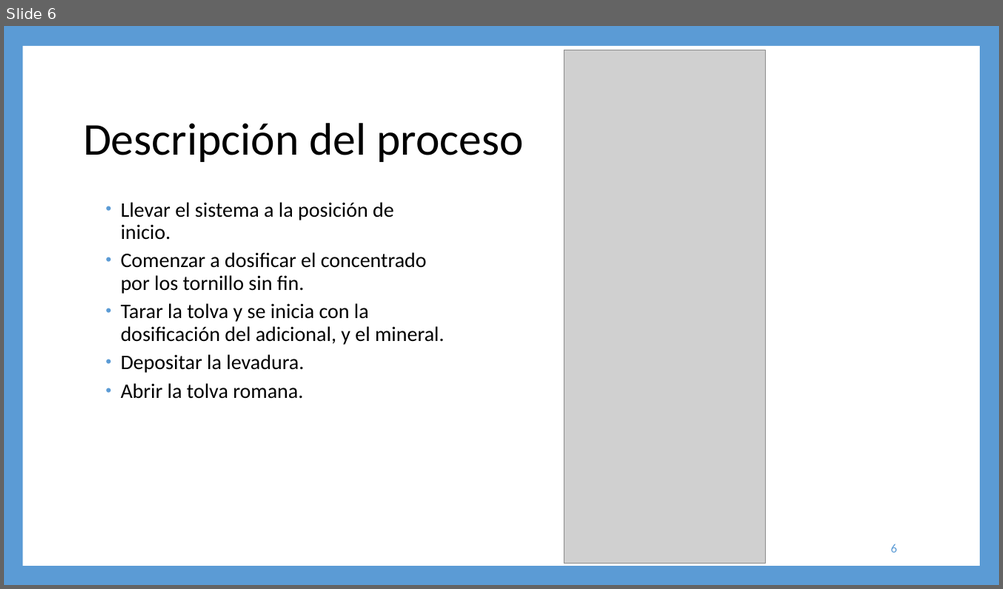
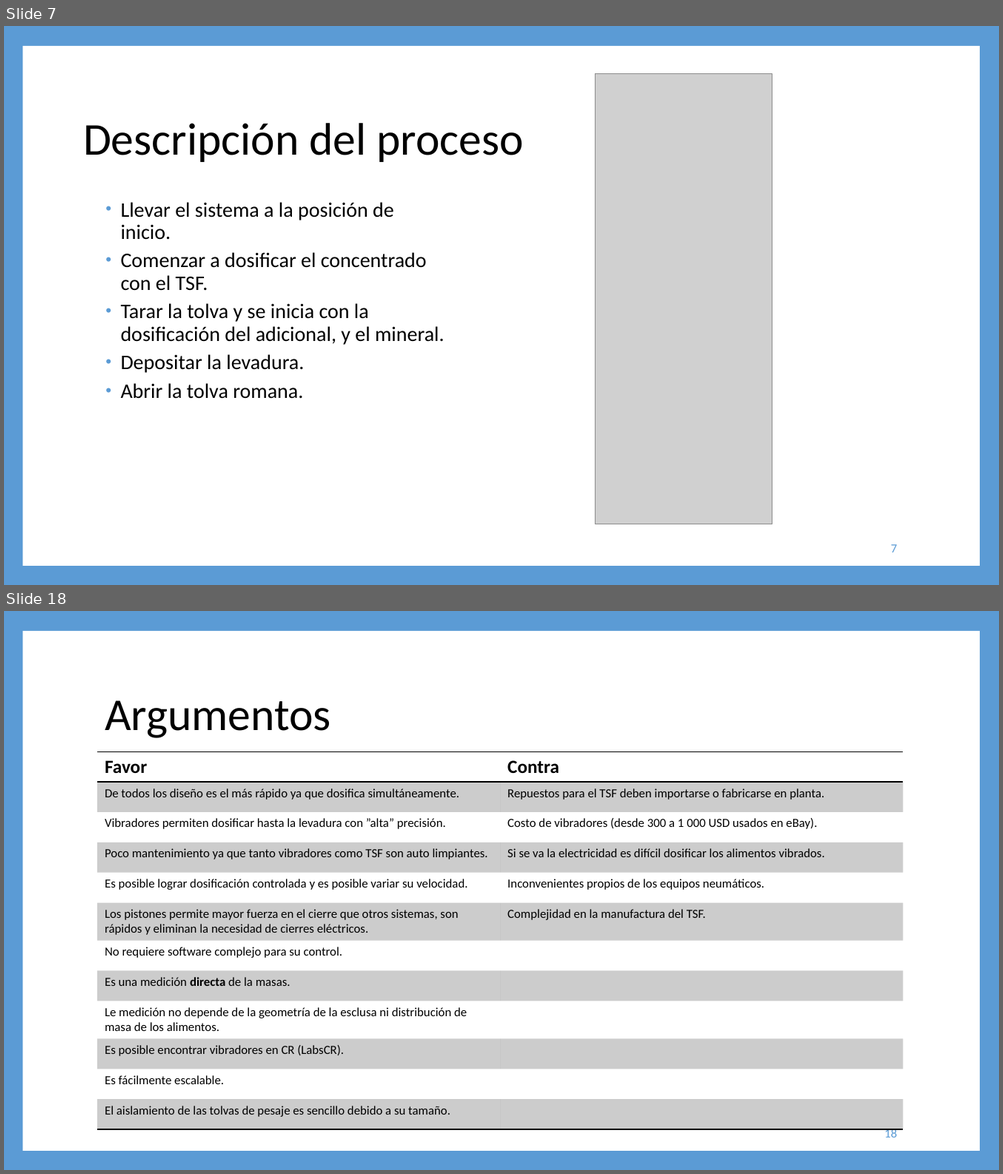
Before and after one commit to steveamena/Graduacion, a slide deck: Documentación/Entregables/Propuestas de solución.pptx. Shown one above the other, each under a label of ours: slide 6 before the commit, slides 7 and 18 after it; the slides between them are not shown. The pictures are 1003x589 and 1003x1174 pixels, drawn with LibreOffice and Linux fonts; fonts in the diff are those of the drawing; grey boxes stand for pictures. Boxes give left, top, right and bottom in pixels: in the first picture for what was removed or moved away, otherwise in the second. Text is boxed around its words. In the diff, an @@ line names an element or a change of style, - is before the commit and + after.

```diff
--- a/Documentación/Entregables/Propuestas de solución.pptx
+++ b/Documentación/Entregables/Propuestas de solución.pptx
@@ slide 18 added at (4, 611, 999, 1170), background #5B9BD5; not listed: 1 template element that a slide beside it also shows @@
@@ title added at (105, 701, 331, 738), 44 pt, text #000000 @@
+Argumentos
@@ table added at (97, 752, 903, 1130), 12 rows, 2 columns @@
+Favor | Contra
+De todos los diseño es el más rápido ya que dosifica simultáneamente. | Repuestos para el TSF deben importarse o fabricarse en planta.
+Vibradores permiten dosificar hasta la levadura con ”alta” precisión. | Costo de vibradores (desde 300 a 1 000 USD usados en eBay).
+Poco mantenimiento ya que tanto vibradores como TSF son auto limpiantes. | Si se va la electricidad es difícil dosificar los alimentos vibrados.
+Es posible lograr dosificación controlada y es posible variar su velocidad. | Inconvenientes propios de los equipos neumáticos.
+Los pistones permite mayor fuerza en el cierre que otros sistemas, son rápidos y eliminan la necesidad de cierres eléctricos. | Complejidad en la manufactura del TSF.
+No requiere software complejo para su control. | 
+Es una medición directa de la masas. | 
+Le medición no depende de la geometría de la esclusa ni distribución de masa de los alimentos. | 
+Es posible encontrar vibradores en CR (LabsCR). | 
+Es fácilmente escalable. | 
+El aislamiento de las tolvas de pesaje es sencillo debido a su tamaño. | 
@@ page number added at (884, 1128, 896, 1138), 12 pt, text #5B9BD5 @@
+18
@@ what was slide 6 is now slide 7 @@
@@ slide 7 changed as well @@
@@ picture: place and size @@
-picture at (563, 50, 765, 564)
+picture at (595, 74, 771, 525)
@@ text at (121, 252, 427, 291): text changed @@
-  • Comenzar a dosificar el concentrado por los tornillo sin fin.
+  • Comenzar a dosificar el concentrado con el TSF.
@@ page number at (891, 545, 896, 553): text changed @@
-6
+7
```
Also in this commit, not shown: 6 other slides changed, 9 other slides added, 55 other files.
